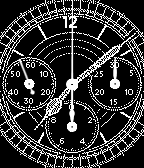
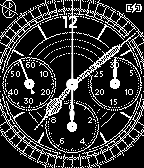
The second 144 x 168 image is a revision of the first. Changes to its layers:
painted on "c_second_hand" over [left=18, top=58, right=37, bottom=96]
painted on "c_chrono_minute" over [left=67, top=100, right=77, bottom=132]
painted on "c_chrono_tenth" over [left=112, top=57, right=120, bottom=89]
added layer "bluetooth_disconnected.png" (lighten) above "battery_gauge_charging.png" over [left=0, top=0, right=18, bottom=18]
added layer "battery_gauge_charging.png" (lighten) above "c_face.png" over [left=126, top=3, right=142, bottom=13]
